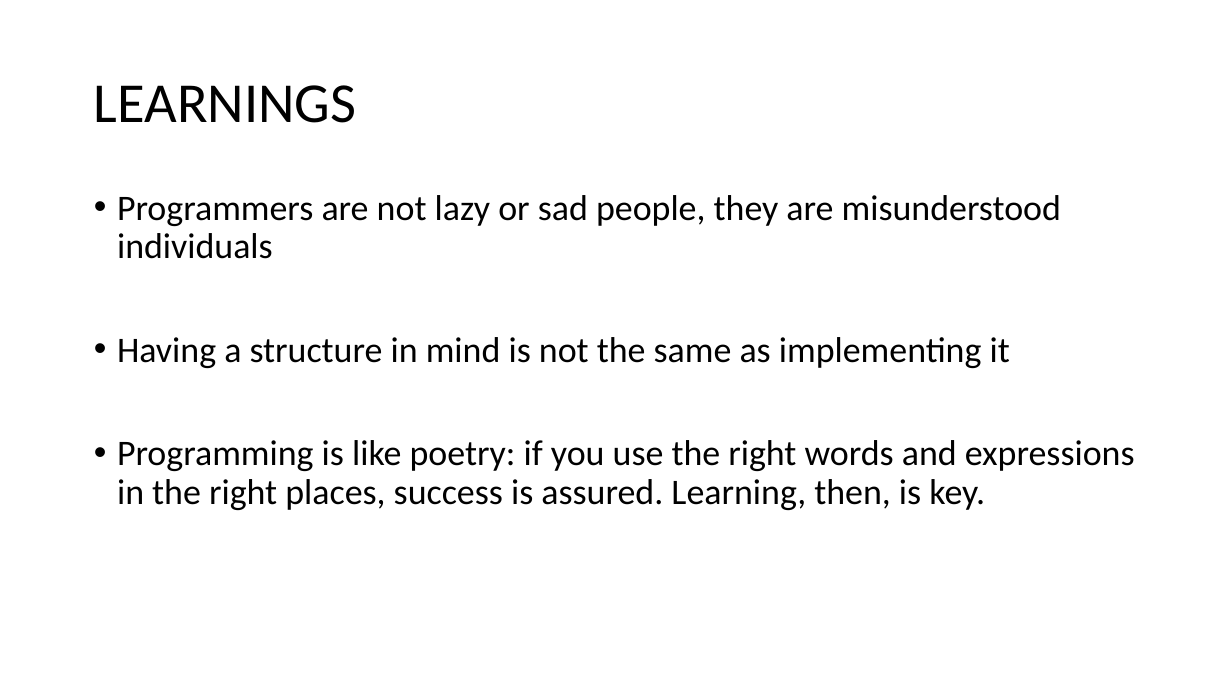
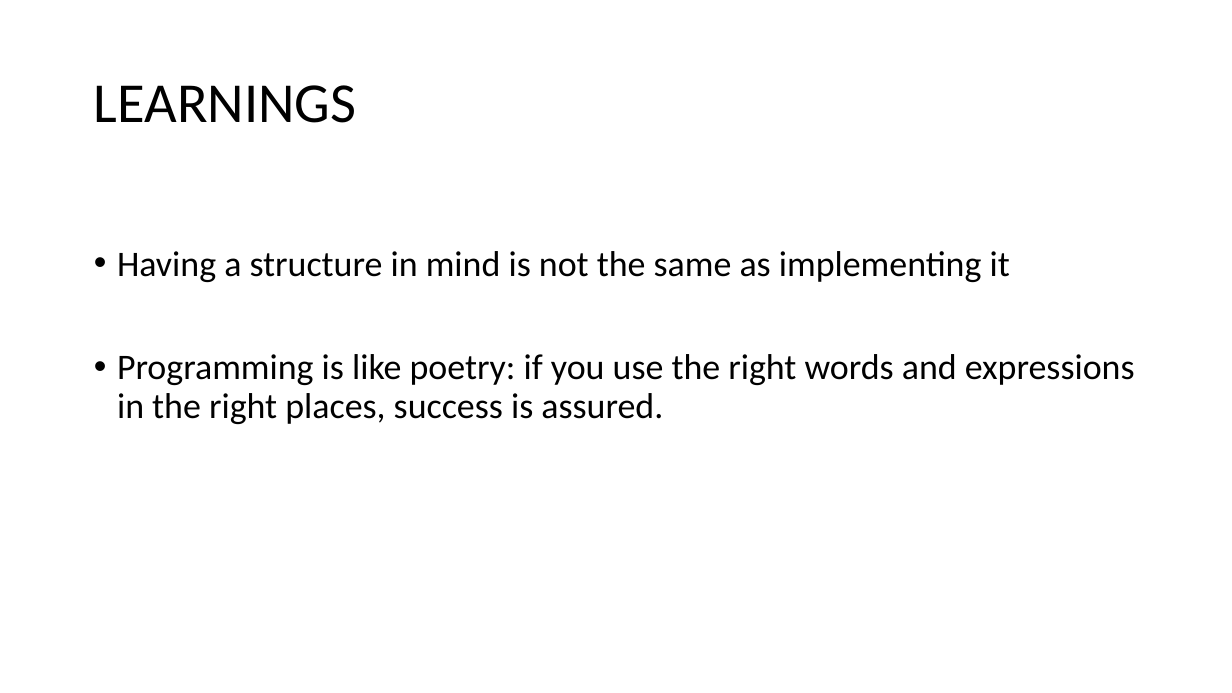
Before and after one commit to ta-data-bcn/Project-Week-1-Build-Your-Own-Game, a slide deck: slide 6 of your-project/stopthebus_presentation.pptx. Drawn at 1232x693 pixels with LibreOffice and Linux fonts; fonts in the diff are those of the drawing. Boxes give left, top, right and bottom in pixels: in the first picture for what was removed or moved away, otherwise in the second. Text is boxed around its words. In the diff, an @@ line names an element or a change of style, - is before the commit and + after.

```diff
--- a/your-project/stopthebus_presentation.pptx
+++ b/your-project/stopthebus_presentation.pptx
@@ text at box(117, 195, 1061, 259): paragraph removed @@
-• Programmers are not lazy or sad people, they are misunderstood individuals
@@ text at box(117, 354, 1135, 424): text changed @@
-• Programming is like poetry: if you use the right words and expressions in the right places, success is assured. Learning, then, is key.
+• Programming is like poetry: if you use the right words and expressions in the right places, success is assured.
```
Also in this commit, not shown: 2 other slides changed, 1 slide added, 1 slide removed, 1 other file.
